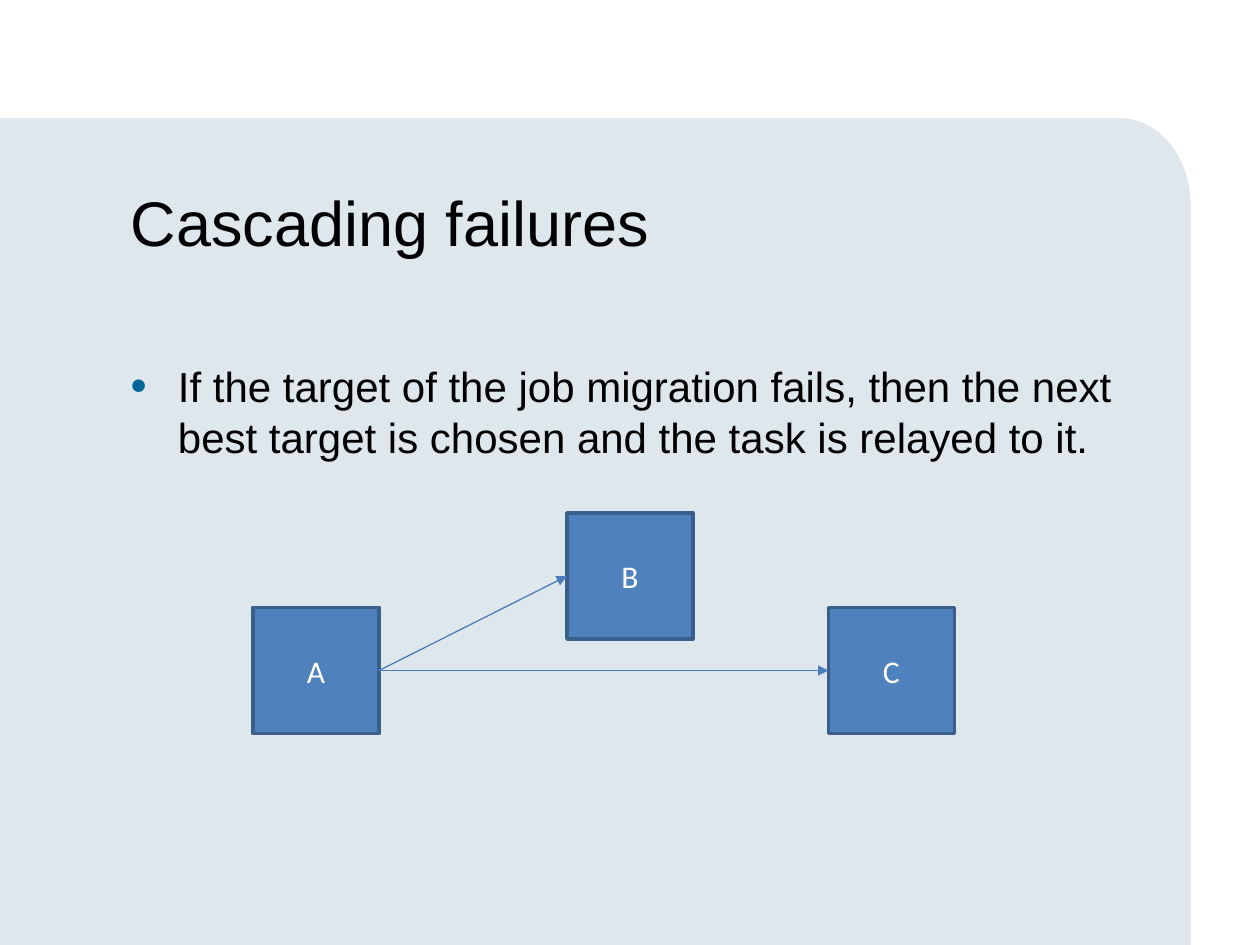
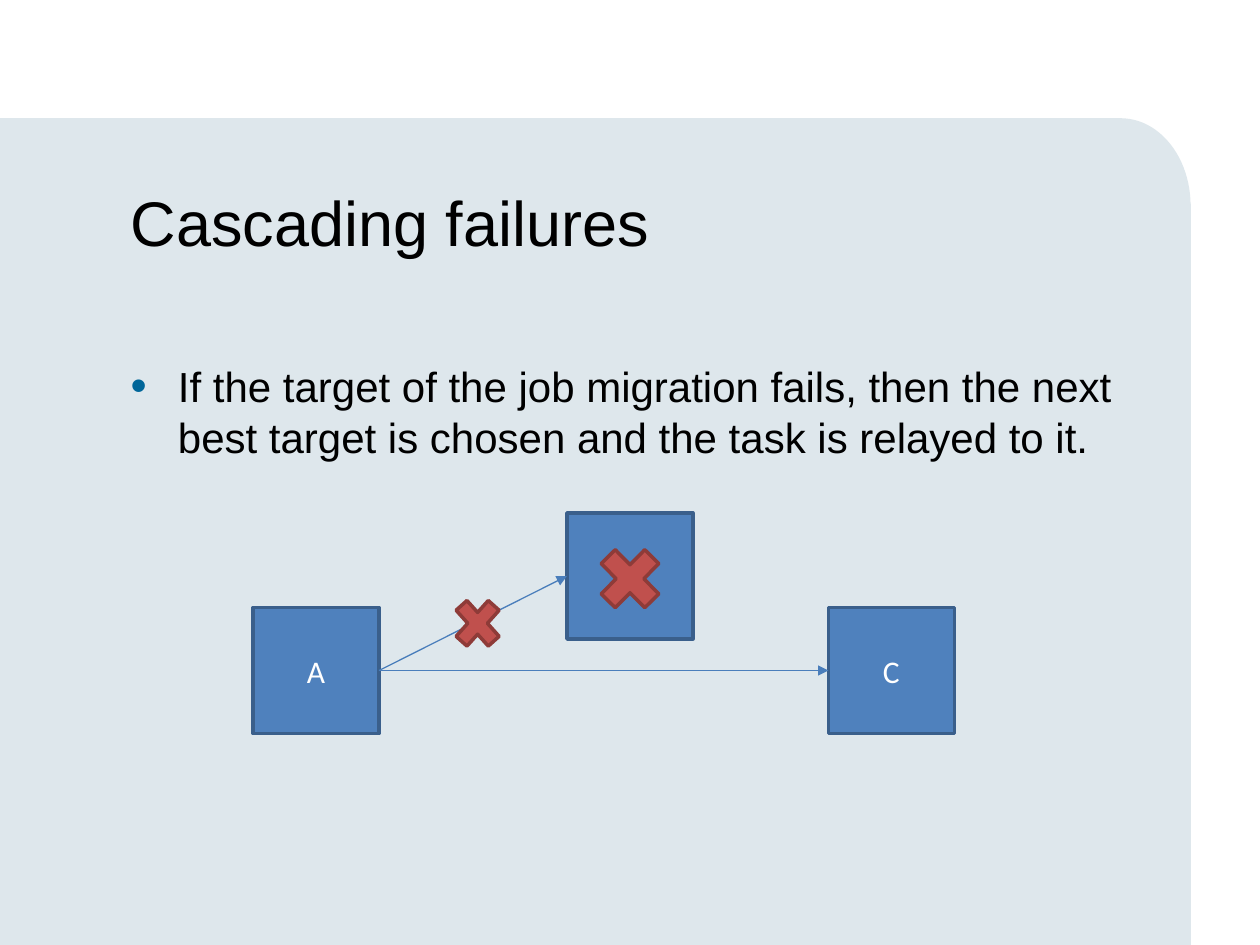
Before and after one commit to sevray1/e-commerce-assignment, a slide deck: slide 4 of presentation2/presentation2.pptx. Drawn at 1260x945 pixels with LibreOffice and Linux fonts; fonts in the diff are those of the drawing; background and template pictures are left out. Boxes give left, top, right and bottom in pixels: in the first picture for what was removed or moved away, otherwise in the second. Text is boxed around its words. In the diff, an @@ line names an element or a change of style, - is before the commit and + after.

```diff
--- a/presentation2/presentation2.pptx
+++ b/presentation2/presentation2.pptx
@@ cross added at [588, 537, 672, 621], fill #C0504D, outline #8E3B39 2 pt @@
@@ cross added at [446, 588, 508, 658], fill #C0504D, outline #8E3B39 2 pt @@
```
Also in this commit, not shown: 5 other slides changed.
